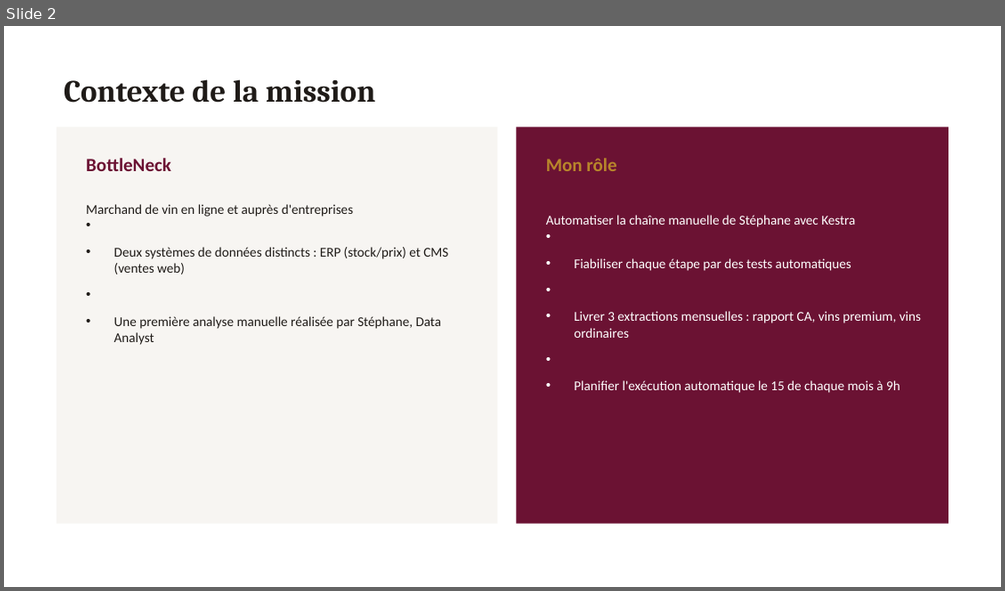
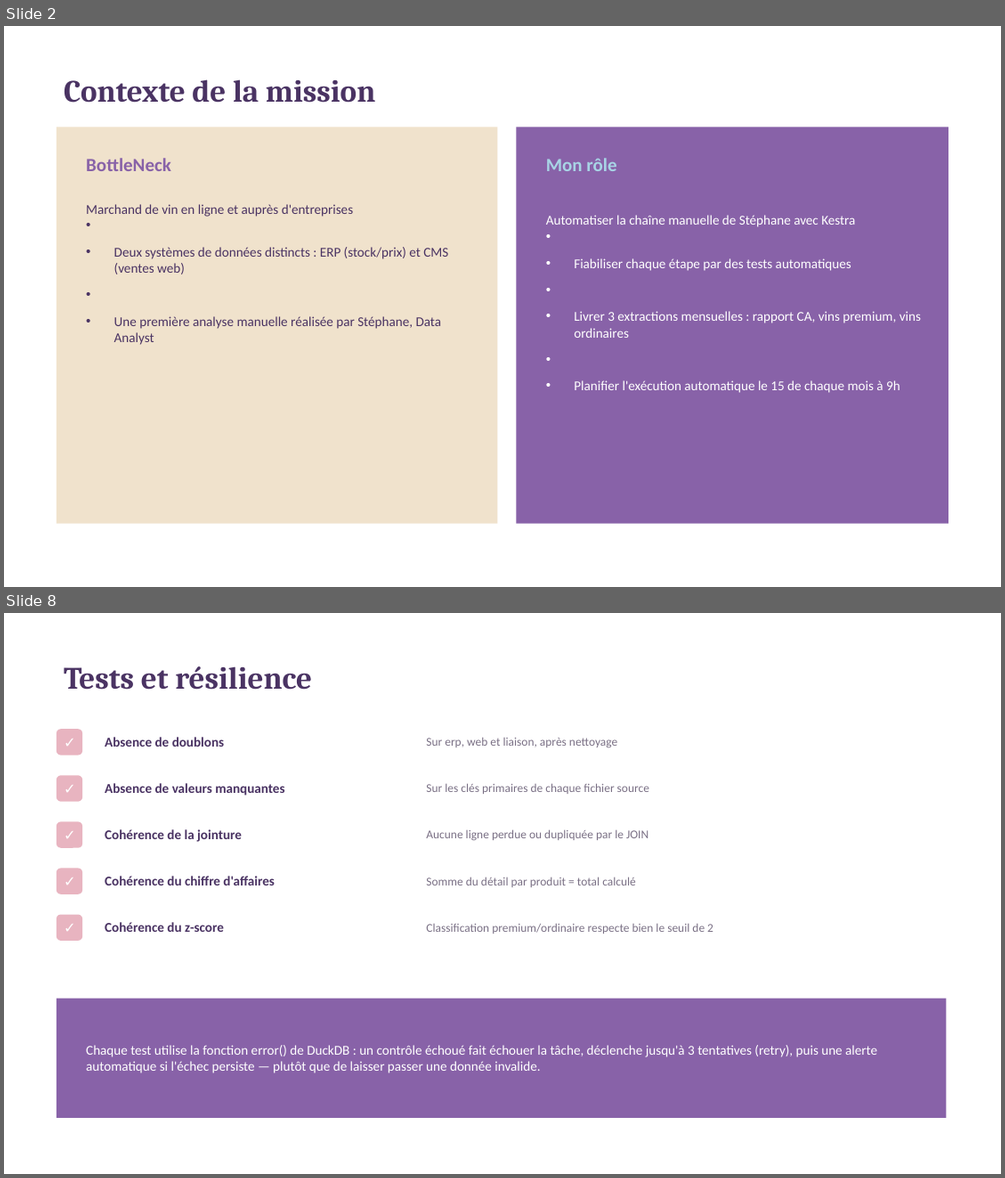
Before and after one commit to dorrazch-hue/bottleneck-data-pipeline, a slide deck: bottleneck_presentation.pptx. Shown one above the other, each under a label of ours: slide 2 before the commit, slides 2 and 8 after it; the slides between them are not shown. The pictures are 1005x591 and 1005x1178 pixels, drawn with LibreOffice and Linux fonts; fonts in the diff are those of the drawing. Boxes give left, top, right and bottom in pixels: in the first picture for what was removed or moved away, otherwise in the second. Text is boxed around its words. In the diff, an @@ line names an element or a change of style, - is before the commit and + after.

```diff
--- a/bottleneck_presentation.pptx
+++ b/bottleneck_presentation.pptx
@@ slide 8 added at [4,613,1001,1174], background #FFFFFF @@
@@ text added at [64,666,312,690], 30 pt, text #4A3363, bold @@
+Tests et résilience
@@ rounded rectangle added at [57,729,82,755], fill #E8B4C0 @@
@@ text added at [57,729,82,755], 14 pt, text #FFFFFF, bold @@
+✓
@@ text added at [105,737,225,747], 13 pt, text #4A3363, bold @@
+Absence de doublons
@@ text added at [426,738,617,747], 11.5 pt, text #7A7085 @@
+Sur erp, web et liaison, après nettoyage
@@ rounded rectangle added at [57,775,82,802], fill #E8B4C0 @@
@@ text added at [57,775,82,802], 14 pt, text #FFFFFF, bold @@
+✓
@@ text added at [105,783,284,795], 13 pt, text #4A3363, bold @@
+Absence de valeurs manquantes
@@ text added at [426,783,649,794], 11.5 pt, text #7A7085 @@
+Sur les clés primaires de chaque fichier source
@@ rounded rectangle added at [57,821,82,848], fill #E8B4C0 @@
@@ text added at [57,821,82,848], 14 pt, text #FFFFFF, bold @@
+✓
@@ text added at [105,829,242,842], 13 pt, text #4A3363, bold @@
+Cohérence de la jointure
@@ text added at [426,829,648,840], 11.5 pt, text #7A7085 @@
+Aucune ligne perdue ou dupliquée par le JOIN
@@ rounded rectangle added at [57,868,82,894], fill #E8B4C0 @@
@@ text added at [57,868,82,894], 14 pt, text #FFFFFF, bold @@
+✓
@@ text added at [105,876,275,885], 13 pt, text #4A3363, bold @@
+Cohérence du chiffre d'affaires
@@ text added at [426,876,636,887], 11.5 pt, text #7A7085 @@
+Somme du détail par produit = total calculé
@@ rounded rectangle added at [57,915,82,941], fill #E8B4C0 @@
@@ text added at [57,915,82,941], 14 pt, text #FFFFFF, bold @@
+✓
@@ text added at [105,922,224,932], 13 pt, text #4A3363, bold @@
+Cohérence du z-score
@@ text added at [426,923,713,933], 11.5 pt, text #7A7085 @@
+Classification premium/ordinaire respecte bien le seuil de 2
@@ rectangle added at [57,998,947,1118], fill #8862A8 @@
@@ text added at [86,1045,877,1073], 13 pt, text #FFFFFF @@
+Chaque test utilise la fonction error() de DuckDB : un contrôle échoué fait échouer la tâche, déclenche jusqu'à 3 tentatives (retry), puis une alerte automatique si l'échec persiste — plutôt que de laisser passer une donnée invalide.
@@ slide 2 changed as well @@
@@ text "Contexte de la mission" at [64,79,375,103]: text colour #1F1B18 to #4A3363 @@
@@ rectangle at [57,127,498,524]: fill #F7F5F2 to #F0E2CC @@
@@ rectangle at [517,127,948,524]: fill #6B1233 to #8862A8 @@
@@ text "BottleNeck" at [86,158,171,171]: text colour #6B1233 to #8862A8 @@
@@ text "Mon rôle" at [546,158,616,171]: text colour #B8862B to #A8D4E5 @@
@@ text "Marchand de vin en ligne ..." at [86,204,448,345]: text colour #1F1B18 to #4A3363 @@
```
Also in this commit, not shown: 6 other slides changed, 3 other slides added, 2 slides removed.
